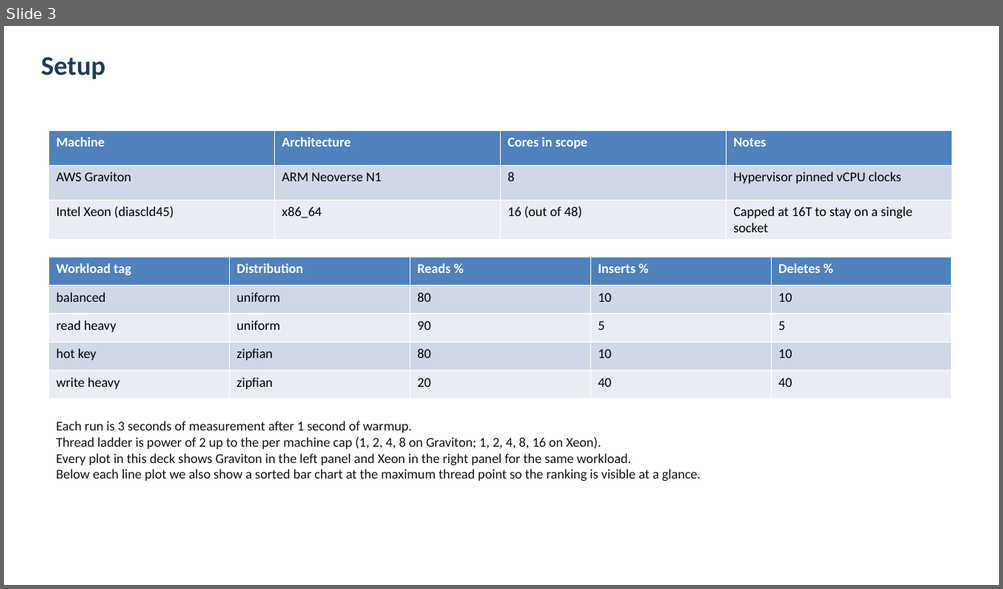
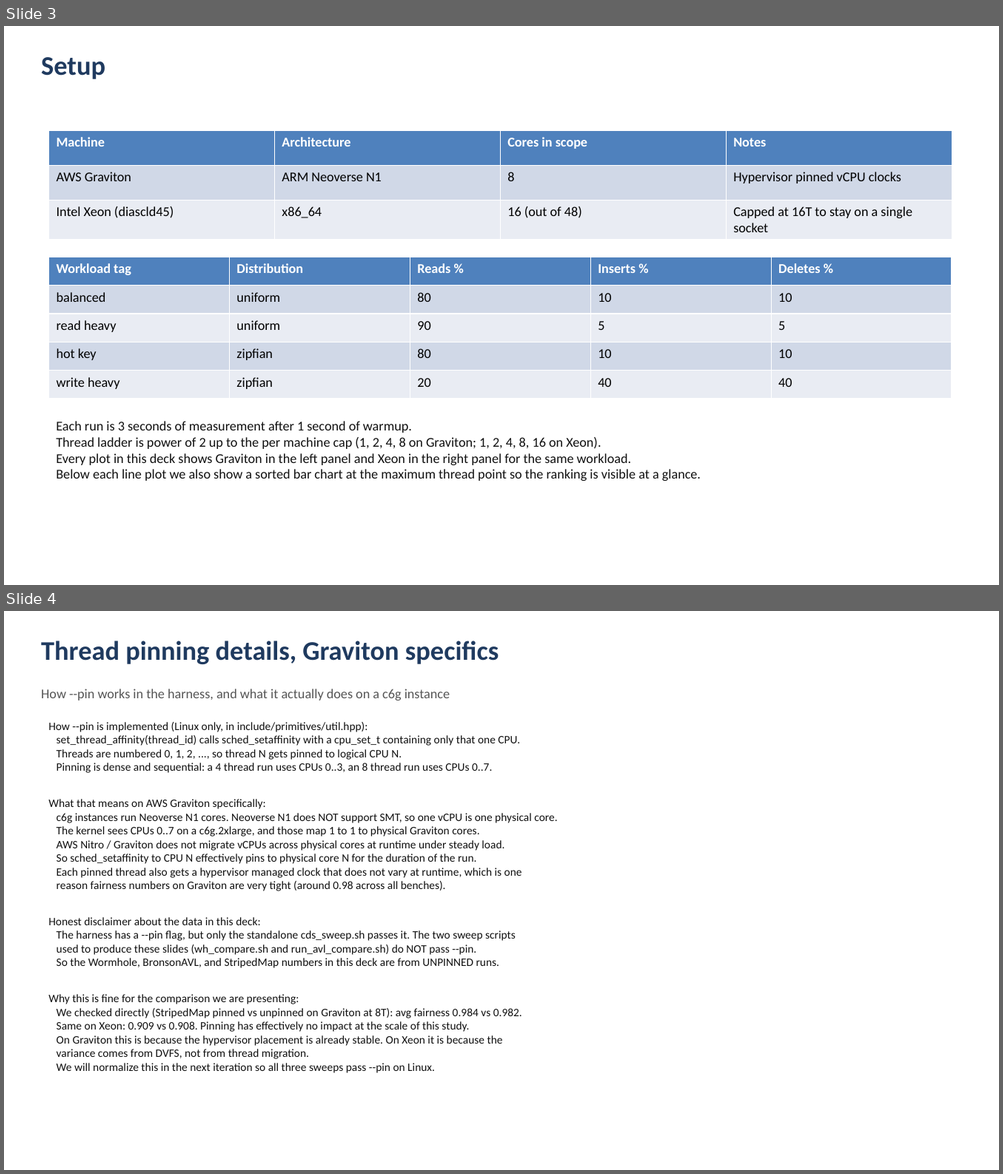
Before and after one commit to apana03/lockbench, a slide deck: results/deck/index_lock_evaluation.pptx. Shown one above the other, each under a label of ours: slide 3 before the commit, slides 3 and 4 after it. The pictures are 1003x589 and 1003x1174 pixels, drawn with LibreOffice and Linux fonts; fonts in the diff are those of the drawing. Boxes give left, top, right and bottom in pixels: in the first picture for what was removed or moved away, otherwise in the second. Text is boxed around its words. In the diff, an @@ line names an element or a change of style, - is before the commit and + after.

```diff
--- a/results/deck/index_lock_evaluation.pptx
+++ b/results/deck/index_lock_evaluation.pptx
@@ slide 4 added at <box>4,611,999,1170</box>, background #FFFFFF @@
@@ text added at <box>41,641,498,664</box>, 26 pt, text #1F3A5F, bold @@
+Thread pinning details, Graviton specifics
@@ text added at <box>41,689,449,701</box>, 13 pt, text #555555 @@
+How --pin works in the harness, and what it actually does on a c6g instance
@@ text added at <box>48,722,557,1073</box>, 11 pt, text #101010 @@
+How --pin is implemented (Linux only, in include/primitives/util.hpp):
+set_thread_affinity(thread_id) calls sched_setaffinity with a cpu_set_t containing only that one CPU.
+Threads are numbered 0, 1, 2, ..., so thread N gets pinned to logical CPU N.
+Pinning is dense and sequential: a 4 thread run uses CPUs 0..3, an 8 thread run uses CPUs 0..7.
+What that means on AWS Graviton specifically:
+c6g instances run Neoverse N1 cores. Neoverse N1 does NOT support SMT, so one vCPU is one physical core.
+The kernel sees CPUs 0..7 on a c6g.2xlarge, and those map 1 to 1 to physical Graviton cores.
+AWS Nitro / Graviton does not migrate vCPUs across physical cores at runtime under steady load.
+So sched_setaffinity to CPU N effectively pins to physical core N for the duration of the run.
+Each pinned thread also gets a hypervisor managed clock that does not vary at runtime, which is one
+reason fairness numbers on Graviton are very tight (around 0.98 across all benches).
+Honest disclaimer about the data in this deck:
+The harness has a --pin flag, but only the standalone cds_sweep.sh passes it. The two sweep scripts
+used to produce these slides (wh_compare.sh and run_avl_compare.sh) do NOT pass --pin.
+So the Wormhole, BronsonAVL, and StripedMap numbers in this deck are from UNPINNED runs.
+Why this is fine for the comparison we are presenting:
+We checked directly (StripedMap pinned vs unpinned on Graviton at 8T): avg fairness 0.984 vs 0.982.
+Same on Xeon: 0.909 vs 0.908. Pinning has effectively no impact at the scale of this study.
+On Graviton this is because the hypervisor placement is already stable. On Xeon it is because the
+variance comes from DVFS, not from thread migration.
+We will normalize this in the next iteration so all three sweeps pass --pin on Linux.
```
Also in this commit, not shown: 1 slide changed, 1 other slide added, 1 other file.
